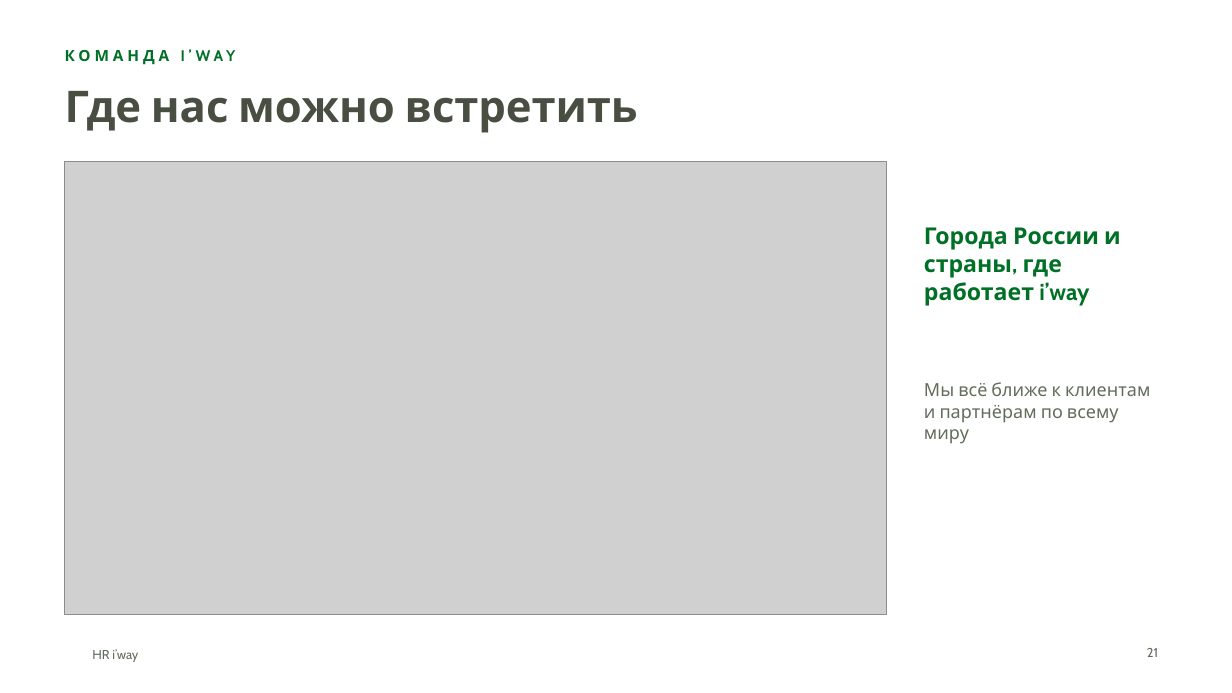
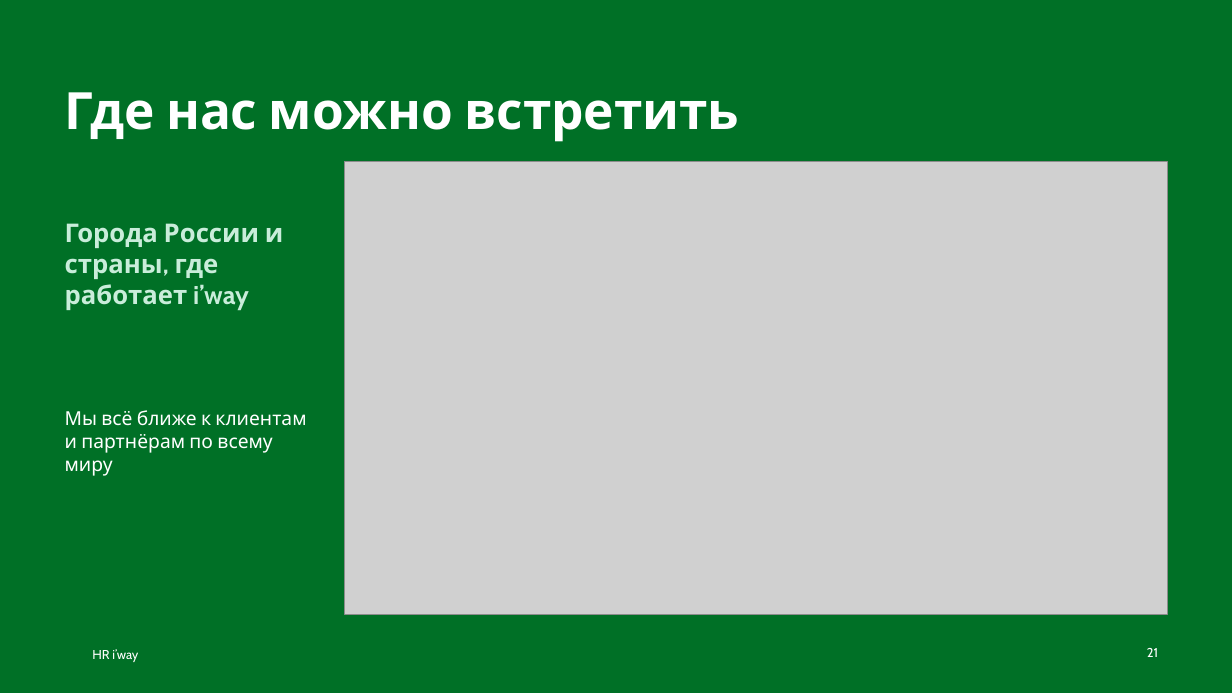
Before and after one commit to hriwayhr/HR-projects, a slide deck: slide 21 of presentations/HR-iway-onboarding-2026.pptx. Drawn at 1232x693 pixels with LibreOffice and Linux fonts; fonts in the diff are those of the drawing; grey boxes stand for pictures; background and template pictures are left out. Boxes give left, top, right and bottom in pixels: in the first picture for what was removed or moved away, otherwise in the second. Text is boxed around its words. In the diff, an @@ line names an element or a change of style, - is before the commit and + after.

```diff
--- a/presentations/HR-iway-onboarding-2026.pptx
+++ b/presentations/HR-iway-onboarding-2026.pptx
@@ background #FFFFFF to #007026 @@
@@ text removed at [181,50,236,61] @@
-КОМАНДА I’WAY
@@ title "Где нас можно встретить" at [65,92,740,142]: size 34 to 40 pt, text colour #484E41 to #FFFFFF @@
@@ picture: place and size @@
-picture at [65,162,887,615]
+picture at [345,162,1167,615]
@@ text "Города России и страны, где ...": place and size @@
-text "Города России и страны, где ..." at [924,227,1121,306]
+text "Города России и страны, где ..." at [65,223,283,310]
@@ text "Города России и страны, где ..." at [65,223,283,310]: size 18 to 20 pt, text colour #007026 to #C9EDDA @@
@@ text "Мы всё ближе к клиентам ...": place and size @@
-text "Мы всё ближе к клиентам ..." at [924,382,1150,444]
+text "Мы всё ближе к клиентам ..." at [65,410,306,476]
@@ text "Мы всё ближе к клиентам ..." at [65,410,306,476]: size 14 to 15 pt, text colour #626D5B to #FFFFFF @@
@@ text "HR i’way" at [92,649,138,662]: text colour #626D5B to #FFFFFF @@
@@ page number at [1147,648,1158,657]: text colour #626D5B to #FFFFFF @@
```
Also in this commit, not shown: 27 other slides changed, 4 other files.
